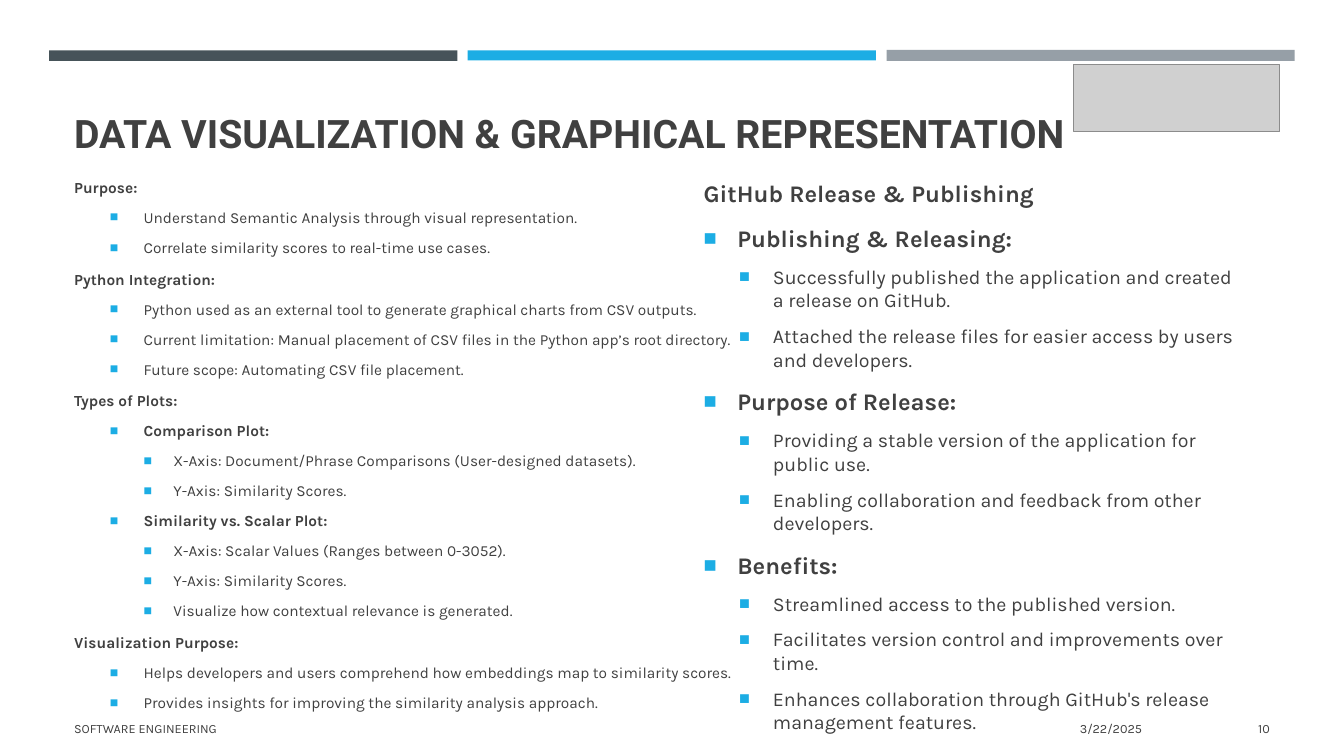
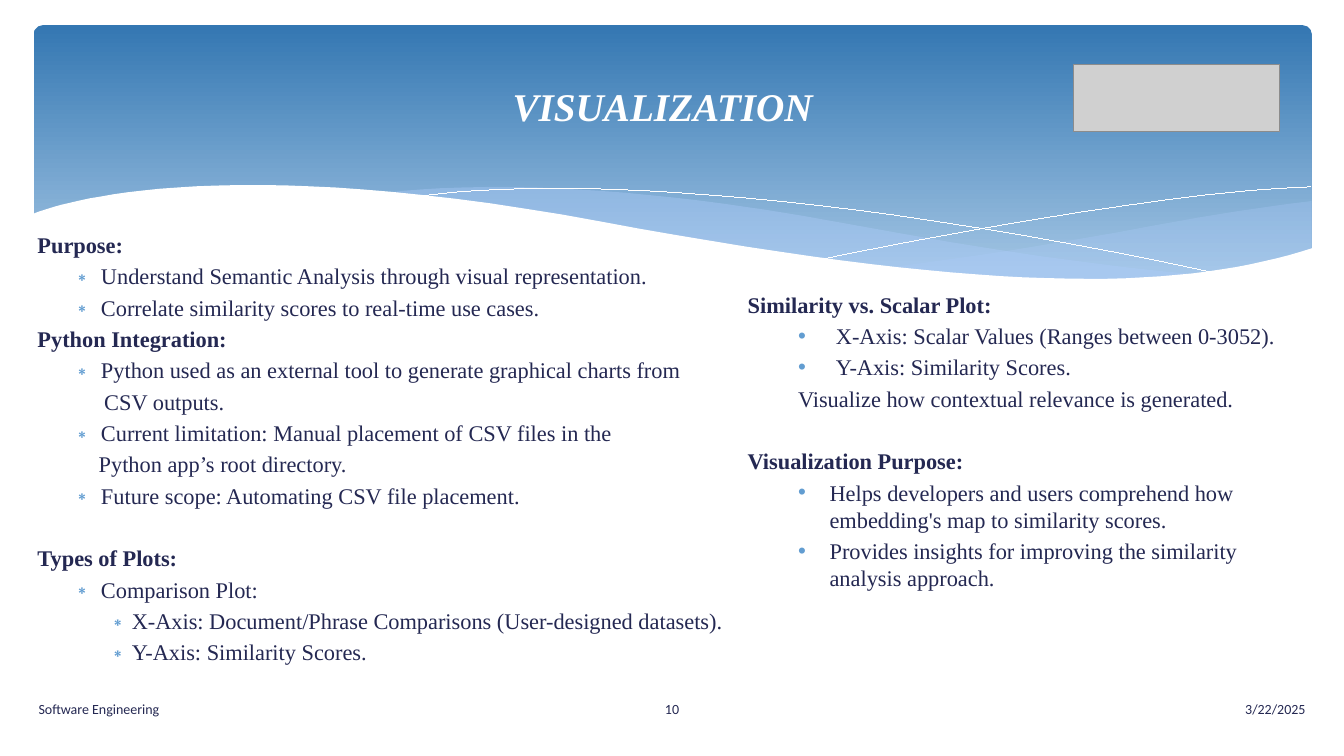
Before and after one commit to senthilmasters2024/Tech_Tweakers, a slide deck: slide 10 of SemanticAnalysisTextualData/SemanticAnalysisTextualData/Documentation/SemanticAnalysisTextualData.pptx. Drawn at 1344x756 pixels with LibreOffice and Linux fonts; fonts in the diff are those of the drawing; grey boxes stand for pictures. Boxes give left, top, right and bottom in pixels: in the first picture for what was removed or moved away, otherwise in the second. Text is boxed around its words. In the diff, an @@ line names an element or a change of style, - is before the commit and + after.

Commit message:
DOC and PPT

```diff
--- a/SemanticAnalysisTextualData/SemanticAnalysisTextualData/Documentation/SemanticAnalysisTextualData.pptx
+++ b/SemanticAnalysisTextualData/SemanticAnalysisTextualData/Documentation/SemanticAnalysisTextualData.pptx
@@ rounded rectangle added at bbox=[33, 25, 1312, 297], fill gradient #3477B2 to #A1C4E3 @@
@@ rectangle removed at bbox=[49, 50, 458, 60] @@
@@ rectangle removed at bbox=[468, 50, 876, 60] @@
@@ rectangle removed at bbox=[886, 50, 1295, 62] @@
@@ title "VISUALIZATION" at bbox=[513, 95, 813, 122]: vertical alignment bottom to middle @@
@@ title at bbox=[513, 95, 813, 122]: text changed; font Roboto to Times New Roman; text colour #404040 to #FFFFFF; italic on @@
-DATA VISUALIZATION & GRAPHICAL REPRESENTATION
+VISUALIZATION
@@ group added at bbox=[31, 186, 1314, 332]: 5 freeform shapes @@
@@ text removed at bbox=[704, 185, 1233, 734] @@
-GitHub Release & Publishing
-■ Publishing & Releasing:
-  ■ Successfully published the application and created a release on GitHub.
-  ■ Attached the release files for easier access by users and developers.
-■ Purpose of Release:
-  ■ Providing a stable version of the application for public use.
-  ■ Enabling collaboration and feedback from other developers.
-■ Benefits:
-  ■ Streamlined access to the published version.
-  ■ Facilitates version control and improvements over time.
-  ■ Enhances collaboration through GitHub's release management features.
@@ text "Purpose:": place and size @@
-text "Purpose:" at bbox=[74, 183, 731, 712]
+text "Purpose:" at bbox=[37, 238, 722, 665]
@@ text "Purpose:" at bbox=[37, 238, 722, 665]: vertical alignment middle to top @@
@@ text at bbox=[37, 238, 722, 665]: size 11 to 16 pt, font Karla to Times New Roman, text colour #404040 to #242852 in "Purpose:", "Understand Semantic Analysis through visual representation.", "Correlate similarity scores to real-time use cases.", "Python Integration:" and 5 more places; bold off in "Comparison Plot:"; line spacing 1.1 to 1; less space between paragraphs; bullet ■ to ∗; bullet colour #1CADE4 to #629DD1; list level 1 to 2 in "Types of Plots:" @@
@@ text added at bbox=[748, 297, 1274, 591], 16 pt, text #242852 @@
+  Similarity vs. Scalar Plot:
+  • X-Axis: Scalar Values (Ranges between 0-3052).
+  • Y-Axis: Similarity Scores.
+  Visualize how contextual relevance is generated.
+  Visualization Purpose:
+  • Helps developers and users comprehend how embedding's map to similarity scores.
+  • Provides insights for improving the similarity analysis approach.
@@ text at bbox=[99, 362, 680, 477]: text changed; size 11 to 16 pt; font Karla to Times New Roman; text colour #404040 to #242852 @@
-  ■ Python used as an external tool to generate graphical charts from CSV outputs.
-  ■ Current limitation: Manual placement of CSV files in the Python app’s root directory.
+  ∗ Python used as an external tool to generate graphical charts from
+  CSV outputs.
+  ∗ Current limitation: Manual placement of CSV files in the
+  Python app’s root directory.
@@ text at bbox=[74, 515, 731, 712]: paragraphs removed @@
-  ■ Similarity vs. Scalar Plot:
-    ■ X-Axis: Scalar Values (Ranges between 0-3052).
-    ■ Y-Axis: Similarity Scores.
-    ■ Visualize how contextual relevance is generated.
-Visualization Purpose:
-  ■ Helps developers and users comprehend how embeddings map to similarity scores.
-  ■ Provides insights for improving the similarity analysis approach.
@@ text at bbox=[39, 704, 159, 717]: text changed; size 9 to 10 pt; font Karla to Calibri; text colour #404040 to #242852 @@
-SOFTWARE ENGINEERING
+Software Engineering
@@ page number: place and size @@
-page number at bbox=[1258, 725, 1270, 733]
+page number at bbox=[665, 705, 679, 714]
@@ page number at bbox=[665, 705, 679, 714]: size 9 to 10 pt, font Karla to Calibri, text colour #404040 to #242852; alignment right to centre @@
@@ text "3/22/2025": place and size @@
-text "3/22/2025" at bbox=[1080, 724, 1142, 734]
+text "3/22/2025" at bbox=[1245, 704, 1305, 715]
@@ text "3/22/2025" at bbox=[1245, 704, 1305, 715]: size 9 to 10 pt, font Karla to Calibri, text colour #404040 to #242852 @@
```
Also in this commit, not shown: 14 other slides changed, 2 slides added, 2 other files.
